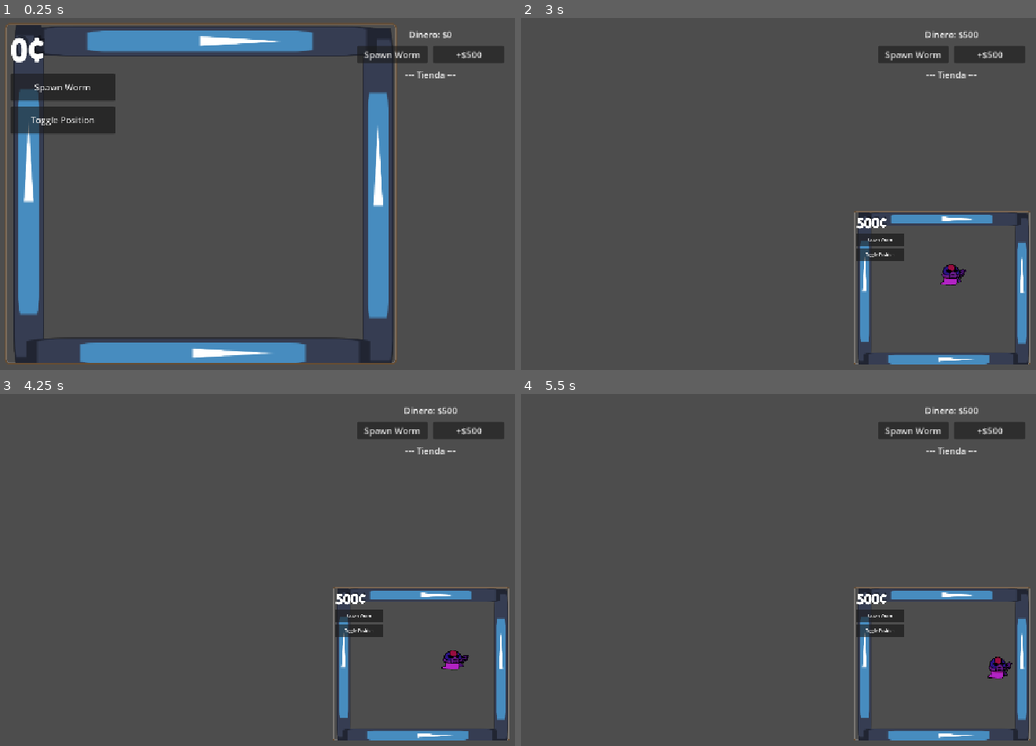
Above: before the commit, frames 1-4 (two rows, left to right).
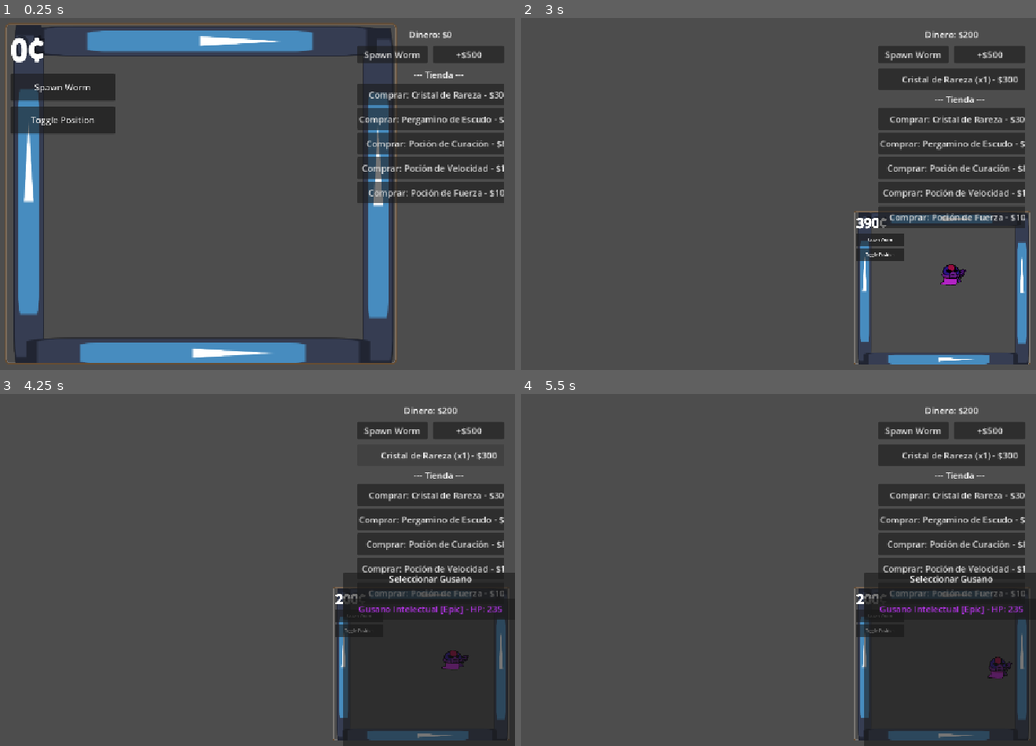
Above: after the commit, the same moments.

Repository: KingPandX/gusanos
Game: Godot game, scene res://main_screen/game_screen.tscn
Two runs of this game, one before a commit and one after it. Both use one fixed random seed, a clock stepped at 60 frames per second and the inputs below. The engine's default icon, where the game draws it, is replaced by a stand-in: a white triangle on a blue panel in a dark square.
Inputs (mouse positions are in pixels of both pictures, inside the frame that each line leads up to):
- Up to frame 1 (0.25 s): no input
- Up to frame 2 (3 s): click "Spawn Worm" at 0.5 s; click "Toggle Position" at 1.25 s; click "+$500" at 2 s; click (958, 95) at 2.75 s, where only the run after the commit has a clickable "Comprar: Cristal de Rareza - …"
- Up to frame 3 (4.25 s): click (437, 453) at 3.5 s, where only the run after the commit has a clickable "Cristal de Rareza (x1) - $300"
- Up to frame 4 (5.5 s): click (958, 496) at 4.25 s, where only the run after the commit has a clickable "Comprar: Cristal de Rareza - …"; click (958, 545) at 5 s, where only the run after the commit has a clickable "Comprar: Poción de Curación -…"

The runs differ from the first frame. In frame 1, 8.1% of the frame differs, in the area x 69-98%, y 15-53%; in frame 2, 9.7%; in frame 3, 22%; in frame 4, 23%, in the area x 65-100%, y 4-100%.

Commit message:
fix: rewrite item .tres files with correct format
- Use gd_resource instead of gd_scene
- Reference correct EffectData script for effect sub-resource
- Link effect sub-resource to item's effect property

Diff:
--- a/assets/items/heal_potion.tres
+++ b/assets/items/heal_potion.tres
@@ -1,19 +1,21 @@
-[gd_scene load_steps=3 format=3]
+[gd_resource type="Resource" load_steps=3]
 
-[ext_resource type="Script" path="res://commons/items/item_data.gd" id="1_script"]
+[ext_resource type="Script" path="res://commons/items/item_data.gd" id="1_item"]
+[ext_resource type="Script" path="res://commons/effects/effect_data.gd" id="2_effect"]
 
-[sub_resource type="Resource" id="Resource_effect"]
-script = ExtResource("1_script")
+[sub_resource type="Resource" id="effect"]
+script = ExtResource("2_effect")
 effect_name = "Curación"
 description = "Cura el 100% de HP"
 effect_type = 6
 target = 1
 value = 1.0
 
-[node name="HealPotion" type="Resource"]
-script = ExtResource("1_script")
+[resource]
+script = ExtResource("1_item")
 item_name = "Poción de Curación"
 description = "Cura 100% HP instantáneo"
+effect = SubResource("effect")
 target = 1
 cost = 80
 quantity = 1
--- a/assets/items/potion_damage.tres
+++ b/assets/items/potion_damage.tres
@@ -1,9 +1,10 @@
-[gd_scene load_steps=3 format=3]
+[gd_resource type="Resource" load_steps=3]
 
-[ext_resource type="Script" path="res://commons/items/item_data.gd" id="1_script"]
+[ext_resource type="Script" path="res://commons/items/item_data.gd" id="1_item"]
+[ext_resource type="Script" path="res://commons/effects/effect_data.gd" id="2_effect"]
 
-[sub_resource type="Resource" id="Resource_effect"]
-script = ExtResource("1_script")
+[sub_resource type="Resource" id="effect"]
+script = ExtResource("2_effect")
 effect_name = "Fuerza"
 description = "Aumenta el daño permanentemente"
 effect_type = 0
@@ -11,10 +12,11 @@
 stat = "damage"
 value = 0.5
 
-[node name="PotionDamage" type="Resource"]
-script = ExtResource("1_script")
+[resource]
+script = ExtResource("1_item")
 item_name = "Poción de Fuerza"
 description = "+50% daño permanente"
+effect = SubResource("effect")
 target = 1
 cost = 100
 quantity = 1
--- a/assets/items/potion_speed.tres
+++ b/assets/items/potion_speed.tres
@@ -1,9 +1,10 @@
-[gd_scene load_steps=3 format=3]
+[gd_resource type="Resource" load_steps=3]
 
-[ext_resource type="Script" path="res://commons/items/item_data.gd" id="1_script"]
+[ext_resource type="Script" path="res://commons/items/item_data.gd" id="1_item"]
+[ext_resource type="Script" path="res://commons/effects/effect_data.gd" id="2_effect"]
 
-[sub_resource type="Resource" id="Resource_effect"]
-script = ExtResource("1_script")
+[sub_resource type="Resource" id="effect"]
+script = ExtResource("2_effect")
 effect_name = "Velocidad"
 description = "Aumenta la velocidad permanentemente"
 effect_type = 0
@@ -11,10 +12,11 @@
 stat = "speed"
 value = 0.3
 
-[node name="PotionSpeed" type="Resource"]
-script = ExtResource("1_script")
+[resource]
+script = ExtResource("1_item")
 item_name = "Poción de Velocidad"
 description = "+30% velocidad permanente"
+effect = SubResource("effect")
 target = 1
 cost = 100
 quantity = 1
--- a/assets/items/rarity_crystal.tres
+++ b/assets/items/rarity_crystal.tres
@@ -1,18 +1,20 @@
-[gd_scene load_steps=3 format=3]
+[gd_resource type="Resource" load_steps=3]
 
-[ext_resource type="Script" path="res://commons/items/item_data.gd" id="1_script"]
+[ext_resource type="Script" path="res://commons/items/item_data.gd" id="1_item"]
+[ext_resource type="Script" path="res://commons/effects/effect_data.gd" id="2_effect"]
 
-[sub_resource type="Resource" id="Resource_effect"]
-script = ExtResource("1_script")
+[sub_resource type="Resource" id="effect"]
+script = ExtResource("2_effect")
 effect_name = "Rareza"
 description = "Sube la rareza un nivel"
 effect_type = 1
 target = 1
 
-[node name="RarityCrystal" type="Resource"]
-script = ExtResource("1_script")
+[resource]
+script = ExtResource("1_item")
 item_name = "Cristal de Rareza"
 description = "Sube rareza +1 nivel"
+effect = SubResource("effect")
 target = 1
 cost = 300
 quantity = 1
--- a/assets/items/shield_scroll.tres
+++ b/assets/items/shield_scroll.tres
@@ -1,9 +1,10 @@
-[gd_scene load_steps=3 format=3]
+[gd_resource type="Resource" load_steps=3]
 
-[ext_resource type="Script" path="res://commons/items/item_data.gd" id="1_script"]
+[ext_resource type="Script" path="res://commons/items/item_data.gd" id="1_item"]
+[ext_resource type="Script" path="res://commons/effects/effect_data.gd" id="2_effect"]
 
-[sub_resource type="Resource" id="Resource_effect"]
-script = ExtResource("1_script")
+[sub_resource type="Resource" id="effect"]
+script = ExtResource("2_effect")
 effect_name = "Escudo"
 description = "Escudo temporal que absorbe daño"
 effect_type = 3
@@ -11,10 +12,11 @@
 value = 50.0
 duration = 20.0
 
-[node name="ShieldScroll" type="Resource"]
-script = ExtResource("1_script")
+[resource]
+script = ExtResource("1_item")
 item_name = "Pergamino de Escudo"
 description = "+50 HP escudo temporal (20s)"
+effect = SubResource("effect")
 target = 1
 cost = 150
 quantity = 1
